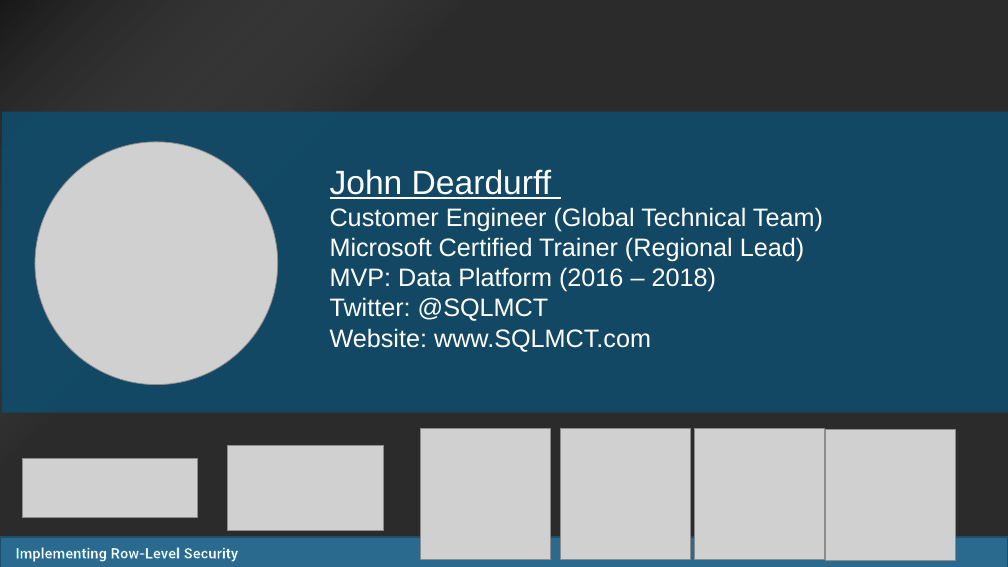
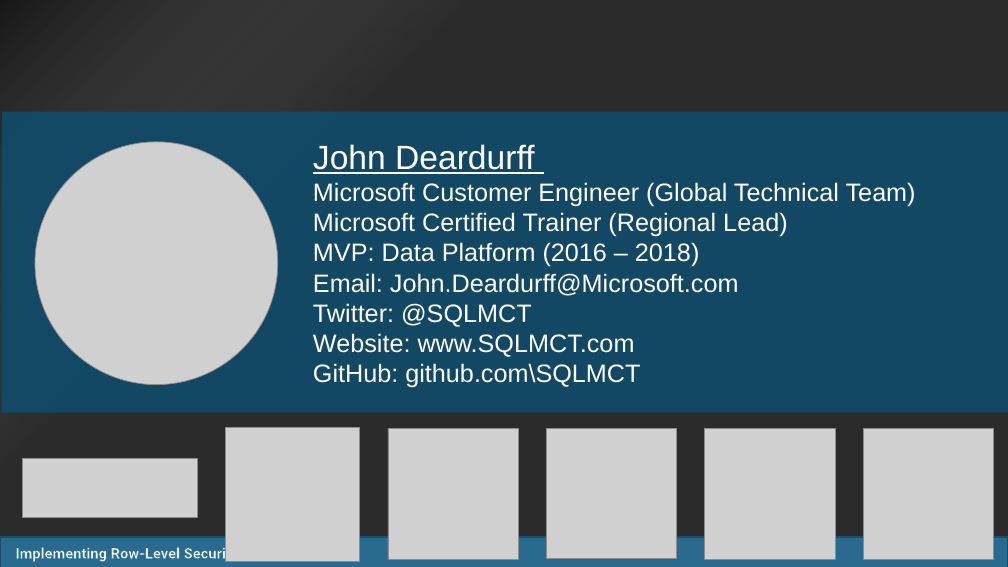
Before and after one commit to SQLMCT/SQL_Performance_Tuning, a slide deck: slide 2 of Row_Level_Security/JD_Row_Level_Security_2019.pptx. Drawn at 1008x567 pixels with LibreOffice and Linux fonts; fonts in the diff are those of the drawing; grey boxes stand for pictures; background and template pictures are left out; a plain dark background stands for a picture behind light text. Boxes give left, top, right and bottom in pixels: in the first picture for what was removed or moved away, otherwise in the second. Text is boxed around its words. In the diff, an @@ line names an element or a change of style, - is before the commit and + after.

```diff
--- a/Row_Level_Security/JD_Row_Level_Security_2019.pptx
+++ b/Row_Level_Security/JD_Row_Level_Security_2019.pptx
@@ text "John Deardurff": place and size @@
-text "John Deardurff" at box(330, 169, 823, 352)
+text "John Deardurff" at box(313, 144, 916, 388)
@@ text at box(313, 182, 916, 207): text changed @@
-Customer Engineer (Global Technical Team)
+Microsoft Customer Engineer (Global Technical Team)
@@ text at box(313, 273, 739, 296): paragraph added @@
+Email: John.Deardurff@Microsoft.com
@@ text at box(313, 363, 640, 388): paragraph added @@
+GitHub: github.com\SQLMCT
@@ picture: place and size @@
-picture at box(228, 445, 384, 531)
+picture at box(226, 427, 360, 561)
@@ picture: place and size @@
-picture at box(420, 429, 551, 559)
+picture at box(388, 429, 518, 559)
@@ picture: place and size @@
-picture at box(694, 429, 824, 559)
+picture at box(547, 428, 677, 558)
@@ picture removed at box(561, 429, 691, 559) @@
@@ picture added at box(705, 429, 835, 559) @@
@@ picture: place and size @@
-picture at box(826, 430, 956, 560)
+picture at box(864, 429, 994, 559)
```
Also in this commit, not shown: 3 other files.
